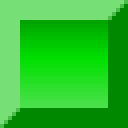
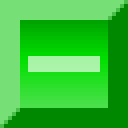
Two versions of the same layered image (128×128). Layer-by-layer changes:
added layer "Rectangle 1" (65%) above "Shape 1" over box(28, 56, 100, 72)
